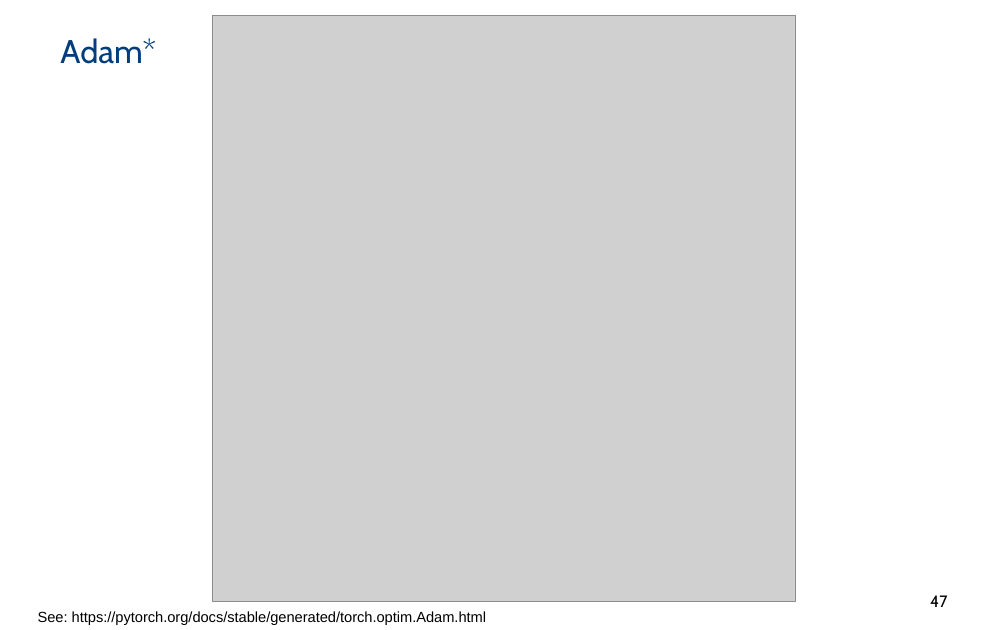
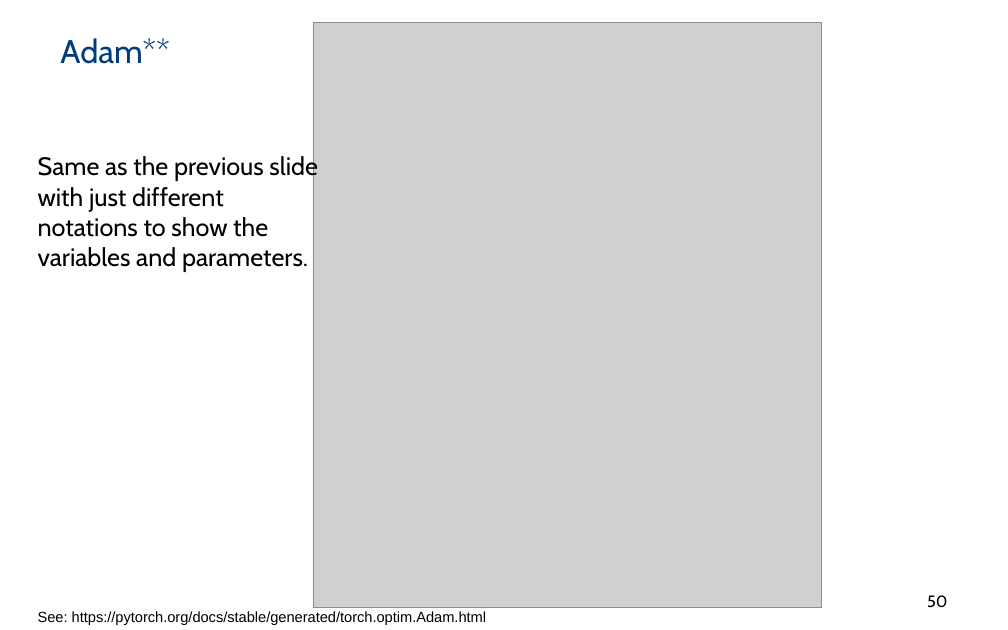
Before and after one commit to PBarnaghi/ML4NS, a slide deck: slide 50 of 06- Neural Networks/ML4NuerScience_NeuralNets.pptx (slide 47 before the commit). Drawn at 1008x630 pixels with LibreOffice and Linux fonts; fonts in the diff are those of the drawing; grey boxes stand for pictures; background and template pictures are left out. Boxes give left, top, right and bottom in pixels: in the first picture for what was removed or moved away, otherwise in the second. Text is boxed around its words. In the diff, an @@ line names an element or a change of style, - is before the commit and + after.

Commit message:
Add slides on Newton's method to further reading and updates momentum and adam (slides 40-50)

```diff
--- a/06- Neural Networks/ML4NuerScience_NeuralNets.pptx
+++ b/06- Neural Networks/ML4NuerScience_NeuralNets.pptx
@@ picture: place and size @@
-picture at [213,15,795,602]
+picture at [313,22,822,608]
@@ title at [60,38,170,64]: text changed @@
-Adam*
+Adam**
@@ text added at [38,155,318,272], 18 pt, text #000000 @@
+Same as the previous slide with just different notations to show the variables and parameters.
@@ page number at [927,595,948,608]: text changed @@
-47
+50
```
Also in this commit, not shown: 6 other slides changed, 7 slides added, 1 slide removed, 1 other file.
